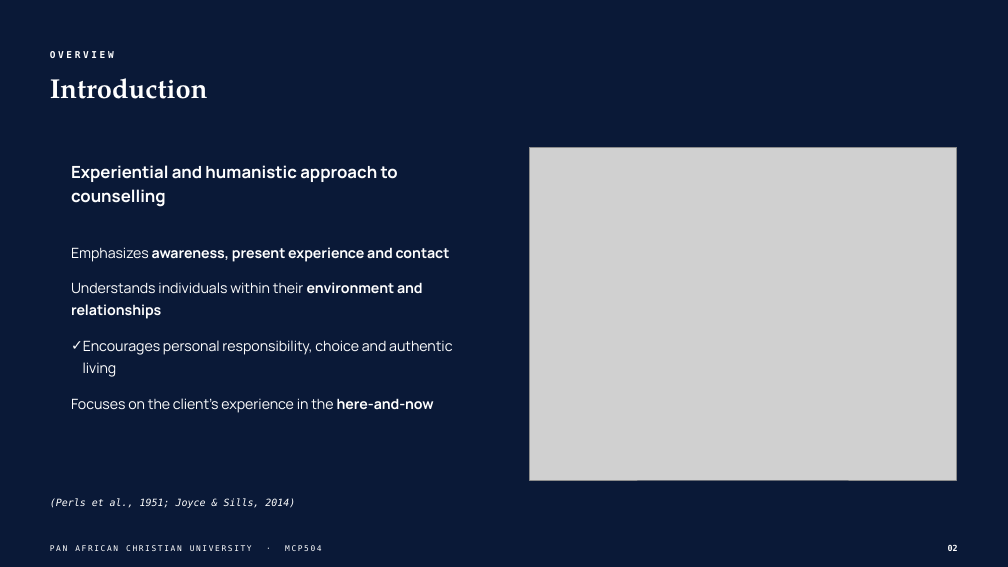
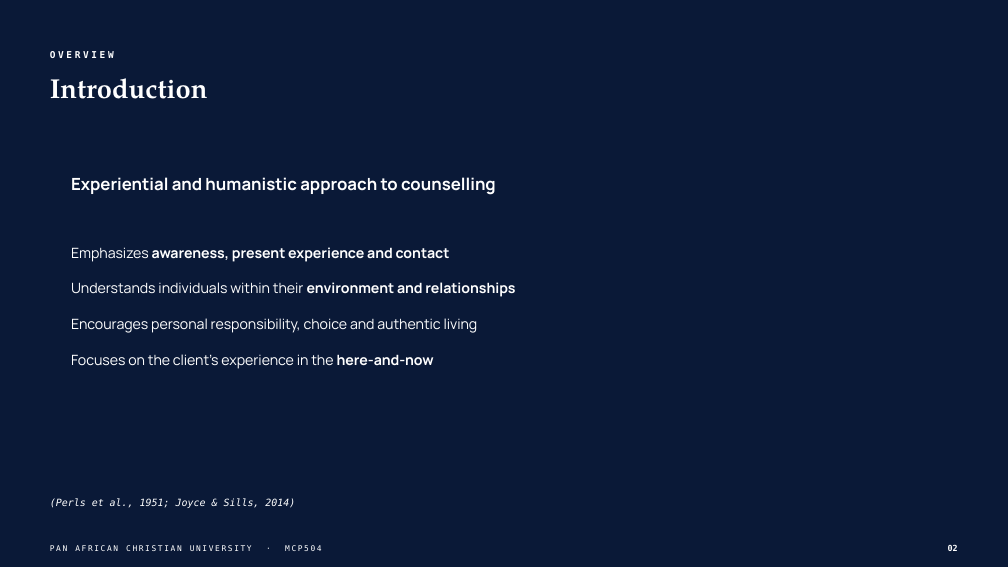
Before and after one commit to wambetebenjamin/Business-e-books, a slide deck: slide 2 of presentations/gestalt-theory-counselling/output/Gestalt Theory and Its Application to Counselling.pptx. Drawn at 1008x567 pixels with LibreOffice and Linux fonts; fonts in the diff are those of the drawing; grey boxes stand for pictures; background and template pictures are left out. Boxes give left, top, right and bottom in pixels: in the first picture for what was removed or moved away, otherwise in the second. Text is boxed around its words. In the diff, an @@ line names an element or a change of style, - is before the commit and + after.

```diff
--- a/presentations/gestalt-theory-counselling/output/Gestalt Theory and Its Application to Counselling.pptx
+++ b/presentations/gestalt-theory-counselling/output/Gestalt Theory and Its Application to Counselling.pptx
@@ picture removed at <box>529,147,957,480</box> @@
@@ text "Experiential and humanistic approach to ..." rewrapped from <box>71,165,398,207</box> to <box>71,177,496,195</box> @@
@@ text "Emphasizes awareness, present experience and ..." at <box>71,247,515,369</box>: bullet ✓ to none @@
```
Also in this commit, not shown: 21 other slides changed, 35 other files.
